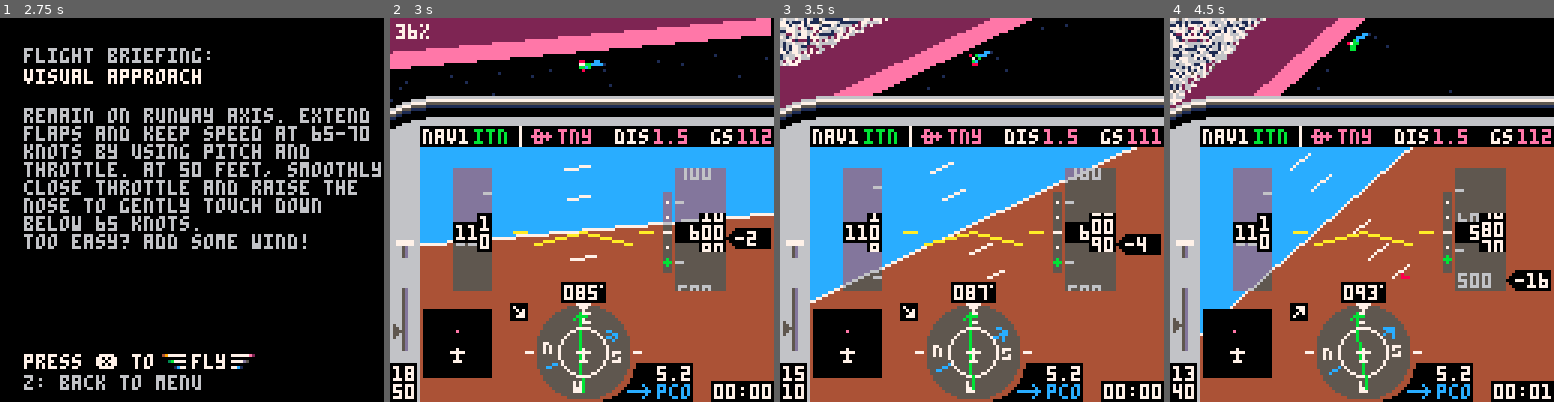
Above: before the commit, frames 1-4 (left to right).
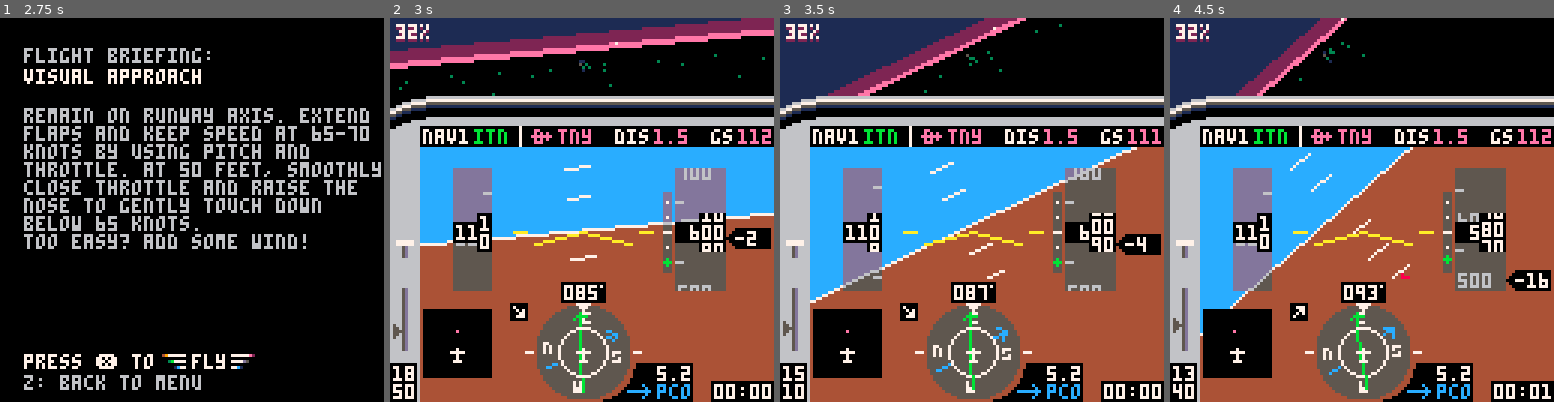
Above: after the commit, the same moments.

Repository: freds72/tiny_sim
Game: PICO-8 cartridge carts/tinysim.p8
Two runs of this game, one before a commit and one after it. Both use one fixed random seed, a clock stepped at 60 frames per second and the inputs below.
Inputs:
- Up to frame 1 (2.75 s): tap O (Z key) at 0.33, 0.7, 1.43, 2.22 s; tap X (X key) at 1.07, 2.07, 2.4, 2.73 s; hold Left 1.97-2.37 s; hold Down from 2.42 s (still down)
- Up to frame 2 (3 s): release Down at 2.82 s; hold Right from 2.87 s (still down)
- Up to frame 3 (3.5 s): keep holding Right; tap X (X key) at 3.07, 3.4 s; tap O (Z key) at 3.1 s
- Up to frame 4 (4.5 s): release Right at 3.53 s; hold Up 3.58-4.08 s; tap X (X key) at 3.73, 4.07, 4.4 s; tap O (Z key) at 3.98 s; hold Right from 4.13 s (still down)

Frame 1 is identical in both runs. In frame 2, 6.9% of the frame differs, in the area x 0-100%, y 0-22%; in frame 3, 8.1%, in the area x 0-75%, y 0-24%; in frame 4, 6.4%.

Commit message:
Revert bad PR
This reverts commit 484a331ddc3971fc671e7a89acbf1a89e83fde99.

Diff:
--- a/carts/tinysim.p8
+++ b/carts/tinysim.p8
@@ -1,24 +1,23 @@
 pico-8 cartridge // http://www.pico-8.com
 version 16
 __lua__
--- tiny sim 0.60
--- @yellowbaron, 3d engine @freds72
--- 3d math portions from threejs
+--tiny sim 0.60
+--@yellowbaron, 3d engine @freds72
 
 --scenarios (name,lat,lon,hdg,alt,pitch,bank,throttle,tas,gps dto,nav1,nav2)
 local scenarios={
-  {"visual approach",-417,326.3,85,600,-1,0,25,112,3,2,1},
-  {"final approach",-408.89,230.77,85,1000,1,0,75,112,3,2,1},
-  {"full approach",-222.22,461.54,313,3000,0,0,91,112,3,2,1},
+	{"visual approach",-417,326.3,85,600,-1,0,25,112,3,2,1},
+ {"final approach",-408.89,230.77,85,1000,1,0,75,112,3,2,1},
+ {"full approach",-222.22,461.54,313,3000,0,0,91,112,3,2,1},
 	{"engine failure!",-422.2,408,85,500,10,0,0,65,4,2,5},
-  {"unusual attitude",-222.22,461.54,330,450,99,99,100,112,3,2,1},
+ {"unusual attitude",-222.22,461.54,330,450,99,99,100,112,3,2,1},
 	{"free flight",-421,370,85,0,0,0,0,0,3,2,1}}
 
---weather (name,wind,ceiling,bg color,sky gradient,light_ramp x offset, inverse light distance)
+--weather (name,wind,ceiling)
 local wx={
-	{name="clear, calm",dir={0,0},ceiling=20000,sky_gradient={0xee,0xffff,0x2e,0xffff,0x11,0xffff}},
-  {name="clouds, breezy",dir={60,10},ceiling=500,bkg_color=5,sky_gradient={0x66,0xa5a5,0x65,0xa5a5,0x55,0xa5a5},light_ramp=68,light_dist=12},
-  {name="low clouds, stormy",dir={10,30},ceiling=200,bkg_color=5,sky_gradient={0x66,0xa5a5,0x65,0xa5a5,0x55,0xa5a5},light_ramp=68,light_dist=8}}
+	{"clear, calm",{0,0},20000},
+ {"clouds, breezy",{60,10},500},
+ {"low clouds, stormy",{10,30},200}}
 
 --airport and navaid database (rwy hdg < 180)
 local db={
@@ -32,9 +31,6 @@
 palt(15,true)
 palt(0,false)
 local frame,frame2=0,0
-
--- scenario + weather selection
-local scen,wnd=1,1
 
 -- plane pos/orientation
 local lat,lon,heading,pitch,bank
@@ -131,6 +127,8 @@
 		dto=s[10]
   nav1=s[11]
   nav2=s[12]
+  wind=wx[wnd][2]
+  ceiling=wx[wnd][3]
   if(pitch==99) bank,pitch=unusual()
 end
 
@@ -578,7 +576,6 @@
 end
 
 function calcwind()
-  local wind=wx[wnd].dir
   relwind=heading-wind[1]
   relwind=(relwind+180)%360-180
   relh=-wind[2]*cos(relwind/360)
@@ -618,7 +615,7 @@
   print("flight:",8,37,item==0 and c or 7)
   print(scenarios[scen][1],44,37,7)
  	print("weather:",8,47,item==1 and c or 7)
-  print(wx[wnd].name,44,47,7)
+  print(wx[wnd][1],44,47,7)
   print("press ❎ for briefing",8,57,7)
   print("x/z: throttle",8,80,6)
   print("q: toggle flaps",8,87,6)
@@ -861,8 +858,14 @@
    --3d
   	zbuf_clear()
 
+   local q=make_q(v_right,-pitch/360)
+	  q_x_q(q,make_q(v_fwd,-bank/360))
+	  local q2=make_q(v_up,heading/360-0.25)
+	  q_x_q(q2,q)
+	  -- avoid matrix skew
+	  q_normz(q2)
 	  -- update cam
-	  cam:track({lat,(alt+4.4)/120,lon},-pitch/360,heading/360-0.25,-bank/360) --correction for height of pilot in airplane
+	  cam:track({lat,(alt+4.4)/120,lon},q2) --correction for height of pilot in airplane
 
 	  zbuf_filter(actors)
 
@@ -884,12 +887,11 @@
 	 elseif menu==3 then
 	   drawbriefing()
 	 else
-	 	cls(0) --wx[wnd].bkg_color or 0)
- 		clip(0,0,127,40)
+	 	cls()
+ 		clip()
    -- 3d
 	  draw_ground()
 	  zbuf_draw()
-  	draw_clouds()
 
     dispai()
     drawstatic()
@@ -962,18 +964,19 @@
 function zbuf_draw()
 	local objs={}
 	for _,d in pairs(drawables) do
-    -- todo: cull objects too far
-		collect_drawables(d.model,d.m,d.pos,objs)
+		-- cull objects too far
+		-- todo: fix sqr_dist
+  if sqr_dist(cam.pos,d.pos)<6000 then
+		 collect_drawables(d.model,d.m,objs)
+  end
 	end
 	-- z-sorting
 	sort(objs)
 	-- actual draw
 	for i=1,#objs do
 		local d=objs[i]
-		if d.kind==0 then
-			local r=min(3,-24/d.key)
-			if(r>1) circfillt(d.x,d.y,r,light_shades[d.c])
-		end
+		local r=min(3,-24/d.key)
+		if(r>1) circfillt(d.x,d.y,r,light_shades[d.c])
 	end
 end
 
@@ -1064,19 +1067,52 @@
 	v[1],v[2],v[3]=m[1]*x+m[2]*y+m[3]*z,m[5]*x+m[6]*y+m[7]*z,m[9]*x+m[10]*y+m[11]*z
 end
 
-function make_m_from_euler(x,y,z)
-		local a,b = cos(x),-sin(x)
-		local c,d = cos(y),-sin(y)
-		local e,f = cos(z),-sin(z)
-    local ac,ad,bc,bd = a * c, a * d, b * c, b * d
-
-    -- yzx order
-    return {
-      c * e, f, -d * e,0,
-      bd - ac * f, a * e, ad * f + bc,0,
-      bc * f + ad, -b * e, ac - bd * f,0,
-      0,0,0,1
-    }
+-- quaternion
+function make_q(v,angle)
+	angle/=2
+	-- fix pico sin
+	local s=-sin(angle)
+	return {v[1]*s,
+	        v[2]*s,
+	        v[3]*s,
+	        cos(angle)}
+end
+function q_clone(q)
+	return {q[1],q[2],q[3],q[4]}
+end
+function q_normz(q)
+	local d=v_dot(q,q)+q[4]*q[4]
+	if d>0 then
+		d=sqrt(d)
+		q[1]/=d
+		q[2]/=d
+		q[3]/=d
+		q[4]/=d
+	end
+end
+
+function q_x_q(a,b)
+	local qax,qay,qaz,qaw=a[1],a[2],a[3],a[4]
+	local qbx,qby,qbz,qbw=b[1],b[2],b[3],b[4]
+
+	a[1]=qax*qbw+qaw*qbx+qay*qbz-qaz*qby
+	a[2]=qay*qbw+qaw*qby+qaz*qbx-qax*qbz
+	a[3]=qaz*qbw+qaw*qbz+qax*qby-qay*qbx
+	a[4]=qaw*qbw-qax*qbx-qay*qby-qaz*qbz
+end
+function m_from_q(q)
+	local x,y,z,w=q[1],q[2],q[3],q[4]
+	local x2,y2,z2=x+x,y+y,z+z
+	local xx,xy,xz=x*x2,x*y2,x*z2
+	local yy,yz,zz=y*y2,y*z2,z*z2
+	local wx,wy,wz=w*x2,w*y2,w*z2
+
+	return {
+		1-(yy+zz),xy+wz,xz-wy,0,
+		xy-wz,1-(xx+zz),yz+wx,0,
+		xz+wy,yz-wx,1-(xx+yy),0,
+		0,0,0,1
+	}
 end
 
 -- only invert 3x3 part
@@ -1102,10 +1138,9 @@
 end
 
 local znear,zdir=1,-1
-function collect_drawables(model,m,pos,out)
-  -- vertex cache
+function collect_drawables(model,m,out)
+  -- project point cache
   local p={}
-
  -- edges
  for i=1,#model.e do
 		local e=model.e[i]
@@ -1147,16 +1182,14 @@
 
 		-- draw line
 		if viz==true then
-   local p0=cam:project2d(a)
-   local p1=cam:project2d(b)
-   -- is it a light line?
+ 		local x0,y0,z0,w0=cam:project2d(a)
+ 		local x1,y1,z1,w1=cam:project2d(b)
+ 		-- is it a light line?
    if e.n then
-     --local bloom=lerp(24,12,mid(-20*v_dot({cam.m[3],cam.m[7],cam.m[11]},v_up),0,1))
-     --lightline(x0,y0,x1,y1,c,0,w0,t*e.n,w1,bloom,out)
-     line(p0[1],p0[2],p1[1],p1[2],c)
-   else
-     --line(x0,y0,x1,y1,c)
-   end
+ 		 lightline(x0,y0,x1,y1,c,0,w0,t*e.n,w1,out)
+ 		else
+ 			line(x0,y0,x1,y1,c)
+ 		end
 		end
 	end
 end
@@ -1202,19 +1235,15 @@
 		if d1>0 then
 			if d0<=0 then
 				local r=make_v(v0,v1)
-				local t=d0/(d0-d1)
-				v_scale(r,t)
+				v_scale(r,d0/(d0-d1))
 				v_add(r,v0)
-				if(v0[4]) r[4],r[5]=lerp(v0[4],v1[4],t),lerp(v0[5],v1[5],t)
 				add(res,r)
 			end
 			add(res,v1)
 		elseif d0>0 then
 			local r=make_v(v0,v1)
-			local t=d0/(d0-d1)
-			v_scale(r,t)
+			v_scale(r,d0/(d0-d1))
 			v_add(r,v0)
-			if(v0[4]) r[4],r[5]=lerp(v0[4],v1[4],t),lerp(v0[5],v1[5],t)
 			add(res,r)
 		end
 		v0,d0=v1,d1
@@ -1228,31 +1257,41 @@
 	local a={
 		pos=v_clone(p),
 		-- north is up
-		m=make_m_from_euler(0,angle-0.25,0)
+		q=make_q(v_up,angle-0.25)
   }
-
   a.model=all_models[model]
 	a.update=a.update or nop
-	-- init position
-  m_set_pos(a.m,p)
+	-- init orientation
+	local m=m_from_q(a.q)
+	m_set_pos(m,p)
+	a.m=m
 	return a
 end
 
 function make_cam(x0,y0,focal)
-	-- clip planes
- local znear=0.25
-
 	local c={
 		pos={0,0,3},
+		q=make_q(v_up,0),
 		update=function(self)
+      -- keep world orientation in mw
+			self.mw,self.m=m_from_q(self.q),m_from_q(self.q)
+			m_inv(self.m)
 		end,
-		track=function(self,pos,x,y,z)
-			self.pos=v_clone(pos)
-      self.m=make_m_from_euler(x,y,z)
-      self.m_billboard=make_m_from_euler(x,0,z)
-      m_inv(self.m)
-      m_inv(self.m_billboard)
+		track=function(self,pos,q)
+			self.pos,q=v_clone(pos),q_clone(q)
+			self.q=q
 		end,
+		project=function(self,x,y,z)
+			-- world to view
+			x-=self.pos[1]
+			y-=self.pos[2]
+			z-=self.pos[3]
+			x,y,z=m_x_xyz(self.m,x,y,z)
+
+			-- view to screen
+	 	  local w=focal/z
+ 		  return x0+x*w,y0-y*w,z,w
+    end,
     -- to camera space
     modelview=function(self,m,v)
       v=v_clone(v)
@@ -1267,91 +1306,55 @@
     project2d=function(self,v)
   	  -- view to screen
   	  local w=focal/v[3]
-  	  return {x0+v[1]*w,y0-v[2]*w,w,v[4] and v[4]*w,v[5] and v[5]*w}
-		end,
-		-- draw the given vertices using function fn
-		-- performs cam space clipping
-		draw=function(self,fn,v,c)
- 		-- clip loop
-		 v=plane_poly_clip({0,0,-1},{0,0,znear},v)
-			fn(v,c)
+  	  return x0+v[1]*w,y0-v[2]*w,v[3],w
 		end
 	}
 	return c
 end
 
---[[
 local stars={}
 for i=1,48 do
-	local v={rnd()-0.5,rnd(0.25),rnd()-0.5}
+	local v={rnd()-0.5,rnd(0.5),rnd()-0.5}
 	v_normz(v)
-  -- shade star according to height
-  v.c=sget(4*min(v[2]*3,1),24)
 	v_scale(v,32)
 	add(stars,v)
 end
-]]
-function draw_clouds()
- local ceiling=wx[wnd].ceiling
- -- clear sky?
- if not ceiling then
-  -- stars
-  --[[
- 	  for _,v in pairs(stars) do
-			local x,y,z,w=cam:project(cam.pos[1]+v[1],cam.pos[2]+v[2],cam.pos[3]+v[3])
-			if(z>0) pset(x,y,v.c)
-		end
-    ]]
-		return
- end
-
- local cloudy=ceiling/120-cam.pos[2]
- local zfar=512
- local cloudplane={
-			{zfar,cloudy,zfar,0,0},
-			{-zfar,cloudy,zfar,32*16,0},
-			{-zfar,cloudy,-zfar,32*16,32*16},
-			{zfar,cloudy,-zfar,0,32*16}}
- for _,v in pairs(cloudplane) do
-    m_x_v(cam.m,v)
- end
- --
- local clipplanes={
-	  {0,0,-1},{0,0,1},
-		{0.707,0,-0.707},{0.25,0,0},
-		{-0.707,0,-0.707},{0,0,0},
-		{0,0.707,-0.707},{0,0,0},
-		{0,-0.707,-0.707},{0,0,0}}
-	for i=1,#clipplanes,2 do
-	 cloudplane=plane_poly_clip(clipplanes[i],clipplanes[i+1],cloudplane)
-	end
- project_texpoly(cloudplane)
-end
-
+
+local sky_gradient={0xee,0x2e,0x11}
+--local sky_gradient={0x55,0x55,0x55} --bad weather gradient wx[1] and wx[2]
+local sky_fillp={0xffff,0xffff,0xffff}
 function draw_ground(self)
+
 	-- draw horizon
-	local zfar=-512
+	local zfar=-2048
 	local x,y=-zfar,zfar
 	local farplane={
 			{x,y,zfar},
 			{x,-y,zfar},
 			{-x,-y,zfar},
 			{-x,y,zfar}}
-	-- up in cam space
-	local n=m_up(cam.m)
-
- local sky_gradient,k=wx[wnd].sky_gradient,0
-	for i=1,#sky_gradient,2 do
+	-- ground normal in cam space
+	local n={0,1,0}
+	m_x_v(cam.m,n)
+
+	for k=0,#sky_gradient-1 do
 		-- ground location in cam space
 		local p={0,cam.pos[2]-48*k*k,0}
 		m_x_v(cam.m,p)
-		farplane=plane_poly_clip(n,p,farplane)
-		fillp(sky_gradient[i+1])
-    -- display
-		project_poly(farplane,sky_gradient[i])
-    k+=1
+
+		local v0=farplane[#farplane]
+		local sky=plane_poly_clip(n,p,farplane)
+		-- complete line?
+		fillp(sky_fillp[k+1])
+		polyfill(sky,sky_gradient[k+1])
 	end
  fillp()
+
+ -- stars
+	for _,v in pairs(stars) do
+		local x,y,z,w=cam:project(cam.pos[1]+v[1],cam.pos[2]+v[2],cam.pos[3]+v[3])
+		if(z>0) pset(x,y,7)
+	end
 
 	local cy=cam.pos[2]
 
@@ -1364,40 +1367,78 @@
 		local ii=scale*i-dx+x0
 		for j=-4,4 do
 			local jj=scale*j-dy+z0
-			local v={ii,0,jj}
-			v_add(v,cam.pos,-1)
-   m_x_v(cam.m,v)
-			v=cam:project2d(v)
-			if v[3]>0 then
-				pset(v[1],v[2],1)
+			local x,y,z,w=cam:project(ii,0,jj)
+			if z>0 then
+				pset(x,y,3)
 			end
- 	end
-	end
-end
-
-function project_poly(p,c)
-	if #p>2 then
-		local p0=cam:project2d(p[1])
-		local p1=cam:project2d(p[2])
-		for i=3,#p do
-			local p2=cam:project2d(p[i])
-			trifill(p0[1],p0[2],p1[1],p1[2],p2[1],p2[2],c)
-			p1=p2
-		end
-	end
-end
-
-function project_texpoly(p)
-	if #p>2 then
-		local p0,p1=cam:project2d(p[1]),cam:project2d(p[2])
-		for i=3,#p do
-			local p2=cam:project2d(p[i])
-			tritex(p0,p1,p2)
-			p1=p2
-		end
-	end
-end
-
+ 		end
+	end
+end
+
+-- draw a light line
+function lightline(x0,y0,x1,y1,c,u0,w0,u1,w1,out)
+
+ local w,h=abs(x1-x0),abs(y1-y0)
+
+ local prevu=-1
+ if h>w then
+  -- order points on y
+  if(y0>y1) x0,y0,x1,y1,u0,u1,w0,w1=x1,y1,x0,y0,u1,u0,w1,w0
+  w,h=x1-x0,y1-y0
+	 local du,dw=(u1*w1-u0*w0)/h,(w1-w0)/h
+
+   -- y-major
+    u0*=w0
+	 if y0<0 then
+		 local t=-y0/h
+		 -- todo: unroll lerp
+	  x0,y0,u0,w0=x0+w*t,0,lerp(u0,u1*w1,t),lerp(w0,w1,t)
+  end
+
+   for y=y0,min(y1,40) do
+		  local u=flr(u0/w0)
+    if prevu!=u then
+     pset(x0,y,sget(64+3*mid(w0/16,0,1),c))
+					-- avoid too many lights!
+					if w0>12 then
+						add(out,{key=-w0,x=x0,y=y,c=c})
+					end
+				end
+     x0+=w/h
+     u0+=du
+     w0+=dw
+     prevu=u
+    end
+  else
+   -- x-major
+	  if(x0>x1) x0,y0,x1,y1,u0,u1,w0,w1=x1,y1,x0,y0,u1,u0,w1,w0
+	  w,h=x1-x0,y1-y0
+	  local du,dw=(u1*w1-u0*w0)/w,(w1-w0)/w
+
+	  u0*=w0
+	  if x0<0 then
+	    local t=-x0/w
+	    -- u is not linear
+	    -- u*w is
+	    x0,y0,u0,w0=0,y0+h*t,lerp(u0,u1*w1,t),lerp(w0,w1,t)
+	  end
+
+
+   for x=x0,min(x1,127) do
+		  local u=flr(u0/w0)
+    if prevu!=u then
+     pset(x,y0,sget(64+3*mid(w0/16,0,1),c))
+					if w0>12 then
+			   add(out,{key=-w0,x=x,y=y0,c=c})
+			  end
+			 end
+		  y0+=h/w
+		  u0+=du
+		  w0+=dw
+		  prevu=u
+	  end
+	end
+end
 -->8
 -- trifill
 -- by @p01
@@ -1439,10 +1480,24 @@
  end
 end
 
+function polyfill(p,c)
+	if #p>2 then
+		local x0,y0=cam:project2d(p[1])
+		local x1,y1=cam:project2d(p[2])
+		for i=3,#p do
+			local x2,y2=cam:project2d(p[i])
+			trifill(x0,y0,x1,y1,x2,y2,c)
+			x1,y1=x2,y2
+		end
+	end
+end
+
 -->8
 -- transparent drawing functions
 
 -- init transparent colors
+
+-- hardcoded colors
 local shades=unpack_ramp(1,8)
 
 function rectfillt(x0,y0,x1,y1)
@@ -1543,6 +1598,30 @@
 		model.v={}
 		for i=1,unpack_int() do
 			add(model.v,{unpack_double(scale),unpack_double(scale),unpack_double(scale)})
+		end
+
+		-- faces
+		model.f={}
+		for i=1,unpack_int() do
+			local f={ni=i,vi={},c=unpack_int(),double_sided=unpack_int()==1 or nil,z=unpack_double()}
+			-- vertex indices
+			for i=1,unpack_int() do
+				add(f.vi,unpack_int())
+			end
+			add(model.f,f)
+		end
+
+		-- normals
+		model.n={}
+		for i=1,unpack_int() do
+			add(model.n,{unpack_float(),unpack_float(),unpack_float()})
+		end
+
+		-- n.p cache
+		model.cp={}
+		for i=1,#model.f do
+			local f=model.f[i]
+			add(model.cp,v_dot(model.n[i],model.v[f.vi[1]]))
 		end
 
 		-- edges
@@ -1569,71 +1648,6 @@
 -- do it
 unpack_models(m_scale)
 
--->8
--- tritex
-function trapezefill(l,dl,r,dr,start,finish)
-	local l,dl={
-		l[1],l[3],l[4],l[5],
-		r[1],r[3],r[4],r[5]},{
-		dl[1],dl[3],dl[4],dl[5],
-		dr[1],dr[3],dr[4],dr[5]}
-	local dt=1/(finish-start)
-	for k,v in pairs(dl) do
-		dl[k]=(v-l[k])*dt
-	end
-
-	-- cliping
-	if start<0 then
-		for k,v in pairs(dl) do
-			l[k]-=start*v
-		end
-		start=0
-	end
-
-	-- rasterization
-	for j=start,min(finish,40) do
-		--rectfill(l[1],j,r[1],j,11)
-		local len=l[5]-l[1]
-		if len>0 then
-			local w0,u0,v0=l[2],l[3],l[4]
-			local dw,du,dv=(l[6]-w0)/len,(l[7]-u0)/len,(l[8]-v0)/len
-			for i=l[1],l[5] do
-				local c=sget(96+(u0/w0)%32,(v0/w0)%32)
-				if(c!=11) pset(i,j,c)
-				u0+=du
-				v0+=dv
-				w0+=dw
-			end
-  end
-		for k,v in pairs(dl) do
-			l[k]+=v
-		end
-	end
-end
-function tritex(v0,v1,v2)
-	local x0,x1,x2=v0[1],v1[1],v2[1]
-	local y0,y1,y2=v0[2],v1[2],v2[2]
-if(y1<y0)v0,v1,x0,x1,y0,y1=v1,v0,x1,x0,y1,y0
-if(y2<y0)v0,v2,x0,x2,y0,y2=v2,v0,x2,x0,y2,y0
-if(y2<y1)v1,v2,x1,x2,y1,y2=v2,v1,x2,x1,y2,y1
-
-	-- mid point
-	local v02,mt={},1/(y2-y0)*(y1-y0)
-	for k,v in pairs(v0) do
-		v02[k]=v+(v2[k]-v)*mt
-	end
-	if(x1>v02[1])v1,v02=v02,v1
-
-	-- upper trapeze
-	-- x u v
-	trapezefill(v0,v1,v0,v02,y0,y1)
-	-- lower trapeze
-	trapezefill(v1,v2,v02,v2,y1,y2)
-
-end
-
-
-
 
 
 
Not shown, changed: 71 lines of the sprite sheet (__gfx__) section of carts/tinysim.p8
Not shown, changed: models/blender_export.py
Not shown, changed: models/landing_strip.blend
